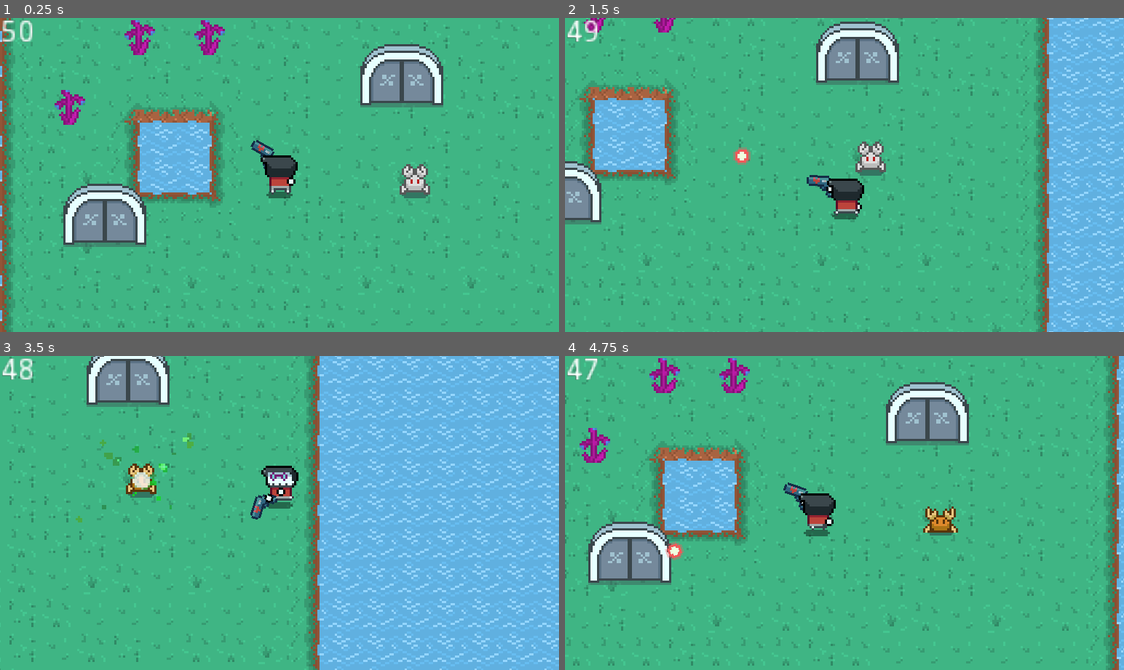
Above: before the commit, frames 1-4 (two rows, left to right).
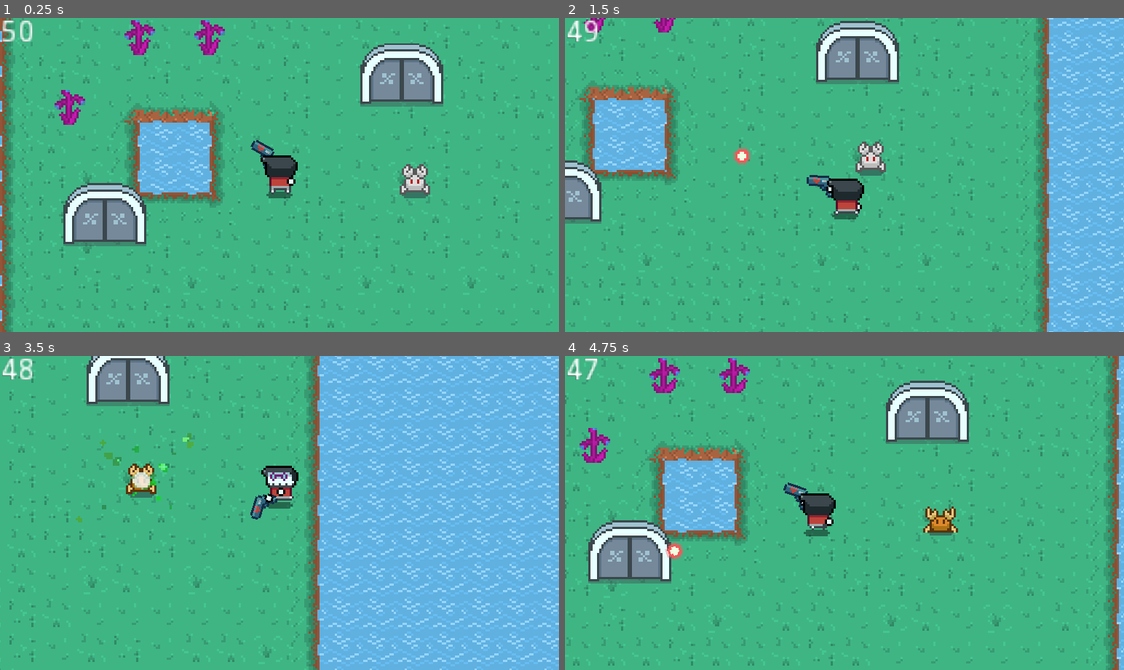
Above: after the commit, the same moments.

Repository: BytePlayersStudio/LD44
Game: Godot game, scene res://Scenes/LevelJam.tscn
Two runs of this game, one before a commit and one after it. Both use one fixed random seed, a clock stepped at 60 frames per second and the inputs below.
Inputs (mouse positions are in pixels of both pictures, inside the frame that each line leads up to):
- Up to frame 1 (0.25 s): no input
- Up to frame 2 (1.5 s): move the mouse to (967, 159) at 0.52 s; hold D (move_right) 0.53-1.28 s; right-click (967, 159) at 0.6 s; move the mouse to (732, 190) at 1.27 s; hold S (move_down) from 1.28 s (still down); click (732, 190) at 1.35 s
- Up to frame 3 (3.5 s): move the mouse to (335, 443) at 2.02 s; release S (move_down) at 2.03 s; hold D (move_right) 2.03-2.78 s; right-click (335, 443) at 2.1 s; move the mouse to (251, 575) at 2.77 s; hold W (move_up) from 2.78 s (still down); click (251, 575) at 2.85 s
- Up to frame 4 (4.75 s): move the mouse to (1012, 560) at 3.52 s; release W (move_up) at 3.53 s; hold A (move_left) from 3.53 s (still down); right-click (1012, 560) at 3.6 s; move the mouse to (676, 465) at 4.27 s; click (676, 465) at 4.35 s

The runs differ from the first frame. In frame 1, 1.0% of the frame differs, in the area x 11-80%, y 8-73%; in frame 2, 0.5%; in frame 3, 0.2%; in frame 4, 1.4%, in the area x 4-73%, y 7-73%.

Commit message:
Added door opened/closed frames and appropriate collisions for each

Diff:
--- a/LD44/Scenes/Environment/Door.tscn
+++ b/LD44/Scenes/Environment/Door.tscn
@@ -1,14 +1,34 @@
-[gd_scene load_steps=3 format=2]
+[gd_scene load_steps=5 format=2]
 
 [ext_resource path="res://Scripts/Door.gd" type="Script" id=1]
 [ext_resource path="res://Assets/Art/Props/Door/Door1.png" type="Texture" id=2]
+[ext_resource path="res://Assets/Art/Props/Door/Door2.png" type="Texture" id=3]
 
-[node name="Door" type="StaticBody2D"]
+[sub_resource type="SpriteFrames" id=1]
+animations = [ {
+"frames": [ ExtResource( 2 ), ExtResource( 3 ) ],
+"loop": true,
+"name": "default",
+"speed": 5.0
+} ]
+
+[node name="Door" type="YSort"]
 script = ExtResource( 1 )
 
-[node name="Sprite" type="Sprite" parent="."]
-texture = ExtResource( 2 )
-offset = Vector2( 0, -13.5 )
+[node name="AnimatedSprite" type="AnimatedSprite" parent="."]
+position = Vector2( 0, -3 )
+frames = SubResource( 1 )
+offset = Vector2( 0, -11 )
 
-[node name="CollisionPolygon2D" type="CollisionPolygon2D" parent="."]
-polygon = PoolVector2Array( 14, 0, 14, -1, -14, -1, -14, 0, -32, 0, -32, -11, 32, -11, 32, 0 )
+[node name="StaticBody2D" type="StaticBody2D" parent="."]
+
+[node name="ClosedCollision" type="CollisionPolygon2D" parent="StaticBody2D"]
+polygon = PoolVector2Array( -19, 0, -14, 0, -14, -1, 14, -1, 14, 0, 19, 0, 19, -9, -19, -9 )
+
+[node name="OpenedCollision1" type="CollisionPolygon2D" parent="StaticBody2D"]
+polygon = PoolVector2Array( -19, 0, -14, 0, -7, -7, -7, -15, -14, -9, -19, -9 )
+disabled = true
+
+[node name="OpenedCollision2" type="CollisionPolygon2D" parent="StaticBody2D"]
+polygon = PoolVector2Array( 19, 0, 14, 0, 7, -7, 7, -15, 14, -9, 19, -9 )
+disabled = true
--- a/LD44/Scripts/Door.gd
+++ b/LD44/Scripts/Door.gd
@@ -1,4 +1,4 @@
-extends StaticBody2D
+extends YSort
 
 class_name Door
 func close_door():
--- a/LD44/project.godot
+++ b/LD44/project.godot
@@ -9,7 +9,7 @@
 config_version=4
 
 _global_script_classes=[ {
-"base": "StaticBody2D",
+"base": "YSort",
 "class": "Door",
 "language": "GDScript",
 "path": "res://Scripts/Door.gd"
